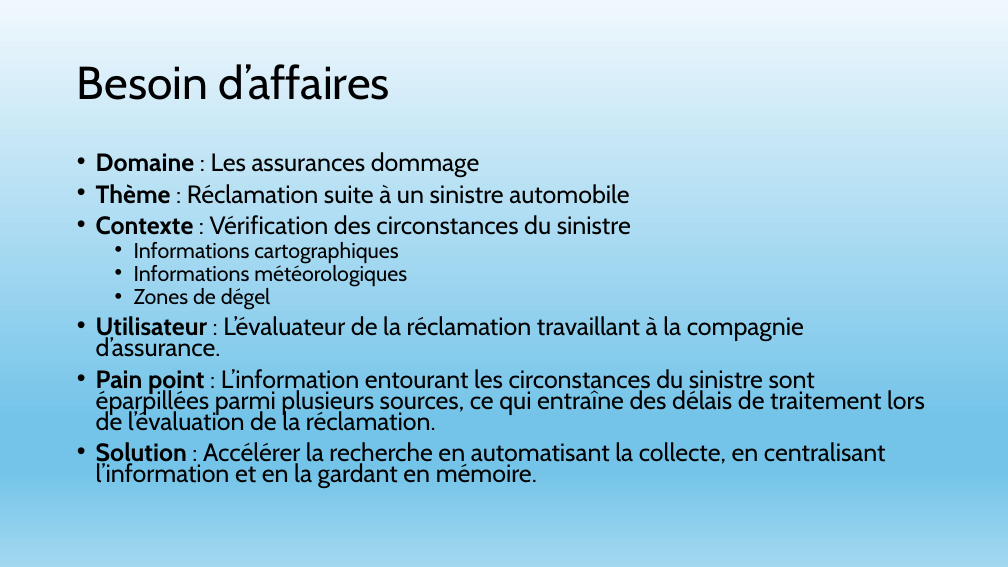
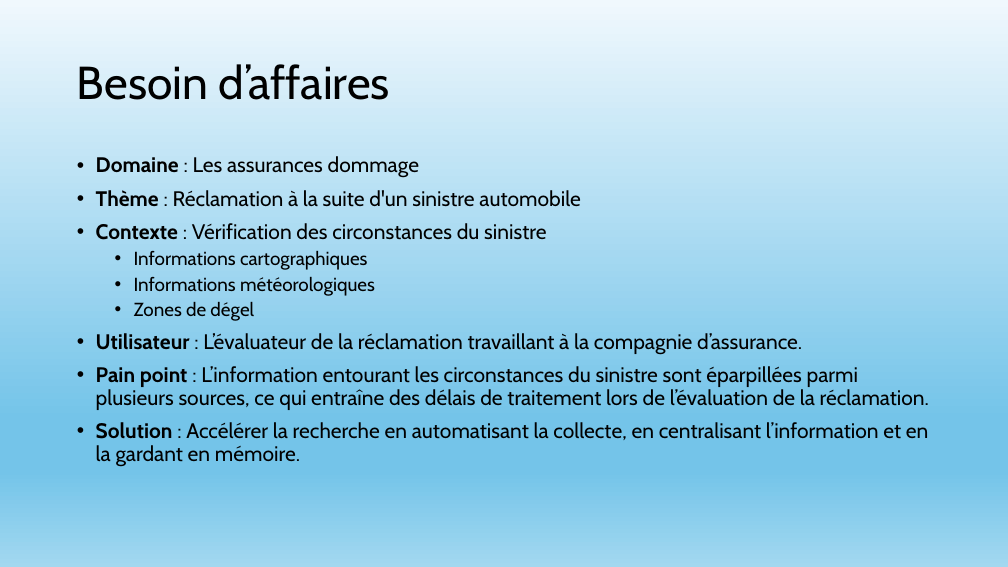
Before and after one commit to Anas-alt-del/Info-Sinistre-Auto, a slide deck: slide 2 of docs/présentation_tp_c56-c57.pptx. Drawn at 1008x567 pixels with LibreOffice and Linux fonts; fonts in the diff are those of the drawing. Boxes give left, top, right and bottom in pixels: in the first picture for what was removed or moved away, otherwise in the second. Text is boxed around its words. In the diff, an @@ line names an element or a change of style, - is before the commit and + after.

```diff
--- a/docs/présentation_tp_c56-c57.pptx
+++ b/docs/présentation_tp_c56-c57.pptx
@@ text at bbox=[96, 156, 929, 467]: size 23.8 to 20 pt in "Domaine : Les assurances dommage", "Contexte : Vérification des circonstances du sinistre", "Utilisateur : L’évaluateur de la réclamation travaillant ...", "Pain point : L’information entourant les circonstances ..." and 1 more places; size 20.4 to 18 pt in "Informations cartographiques", "Informations météorologiques", "Zones de dégel"; line spacing 0.7 to 0.9 @@
@@ text at bbox=[96, 190, 580, 207]: text changed; size 23.8 to 20 pt @@
-• Thème : Réclamation suite à un sinistre automobile
+• Thème : Réclamation à la suite d'un sinistre automobile
```
Also in this commit, not shown: 7 other slides changed.
